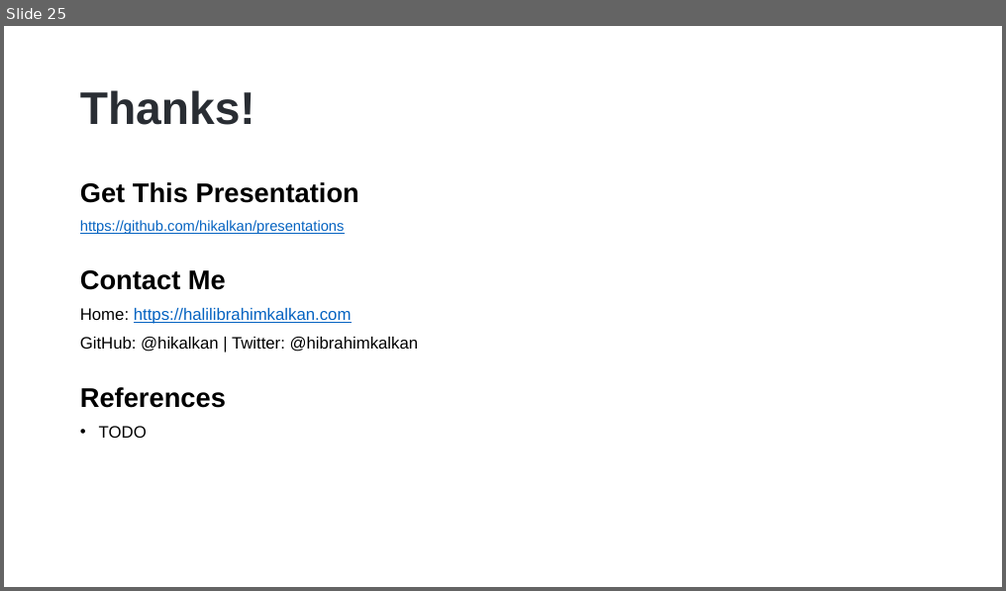
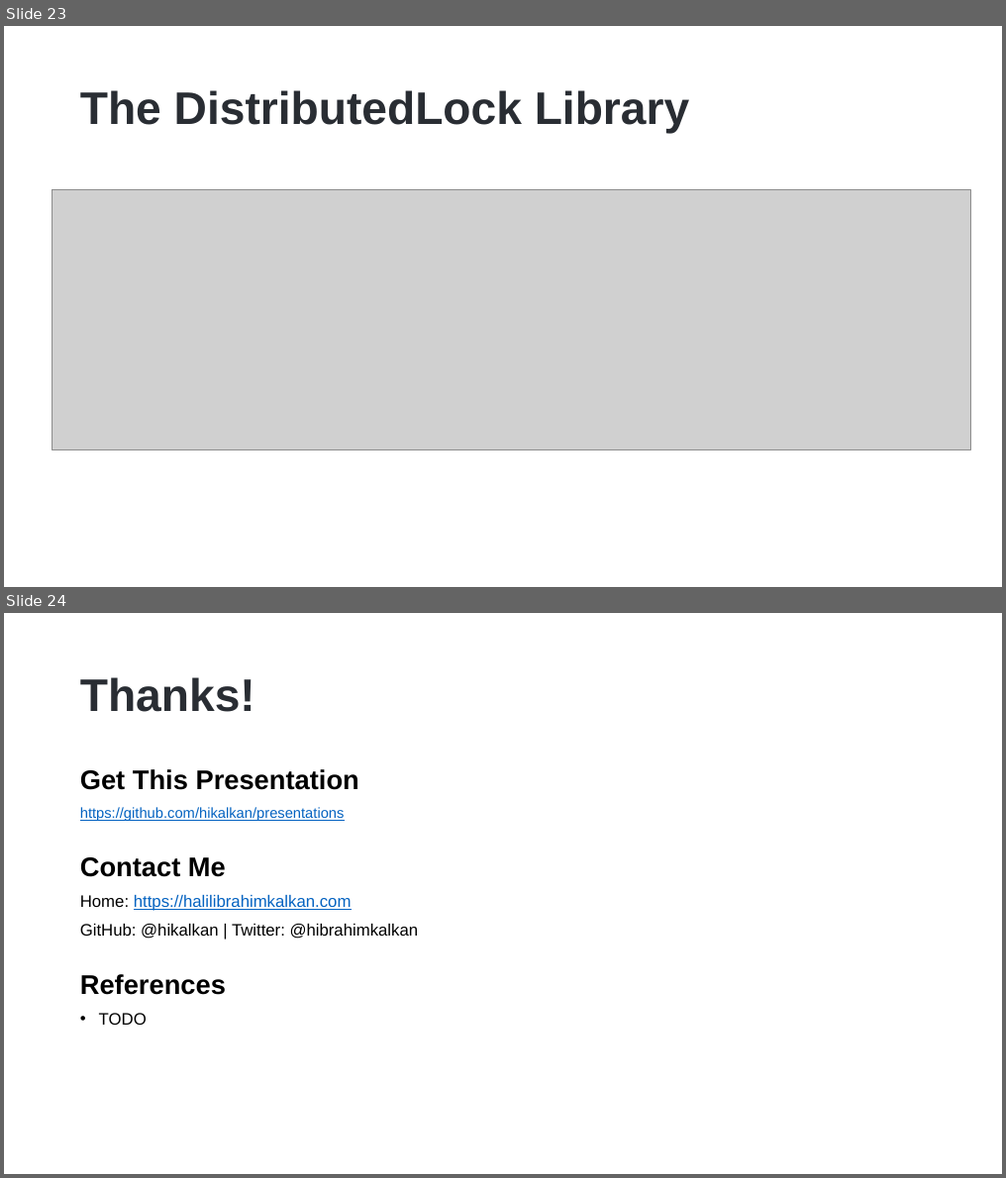
Before and after one commit to hikalkan/presentations, a slide deck: 2023-06-01 Dealing with Concurrency - Multi-Threading in Dotnet/Dotnet-Multi-Threading.pptx. Shown one above the other, each under a label of ours: slide 25 before the commit, slides 23 and 24 after it. The pictures are 1006x591 and 1006x1178 pixels, drawn with LibreOffice and Linux fonts; fonts in the diff are those of the drawing; grey boxes stand for pictures; background and template pictures are left out. Boxes give left, top, right and bottom in pixels: in the first picture for what was removed or moved away, otherwise in the second. Text is boxed around its words. In the diff, an @@ line names an element or a change of style, - is before the commit and + after.

```diff
--- a/2023-06-01 Dealing with Concurrency - Multi-Threading in Dotnet/Dotnet-Multi-Threading.pptx
+++ b/2023-06-01 Dealing with Concurrency - Multi-Threading in Dotnet/Dotnet-Multi-Threading.pptx
@@ slide 23 added at (4,26,1002,587), background picture (left out) @@
@@ title added at (80,90,689,134), 44 pt, text #292D33, bold @@
+The DistributedLock Library
@@ picture added at (52,190,971,451) @@
@@ what was slide 25 is now slide 24 @@
```
Also in this commit, not shown: 1 slide changed, 4 other slides added, 3 slides removed.
